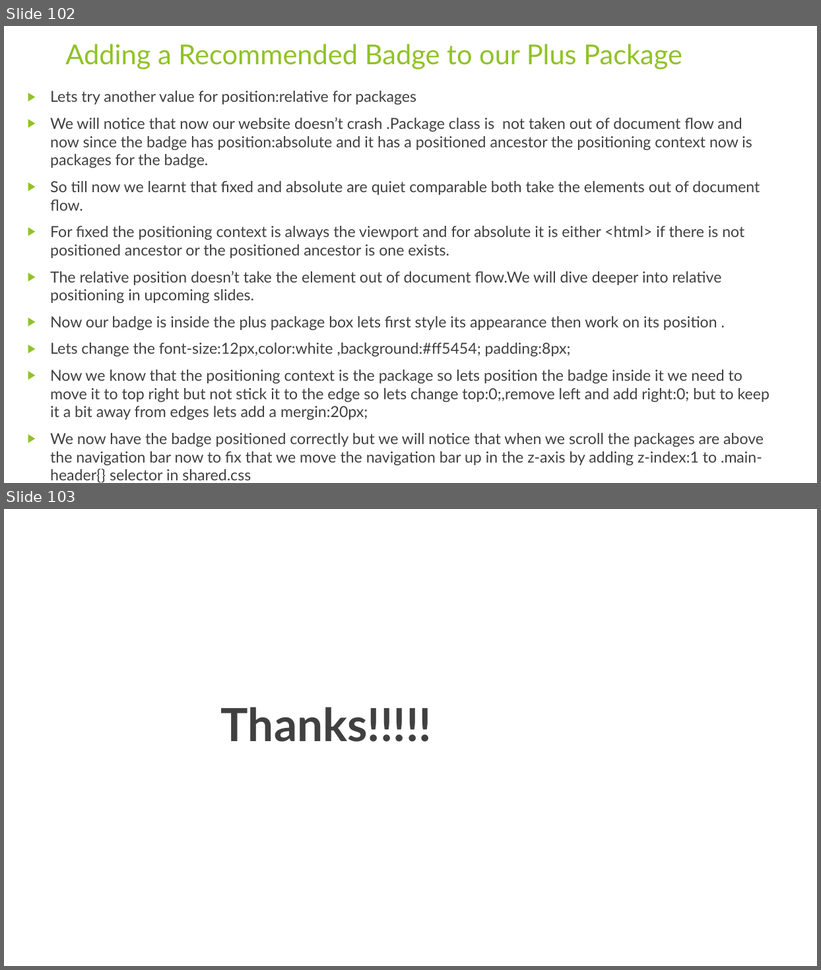
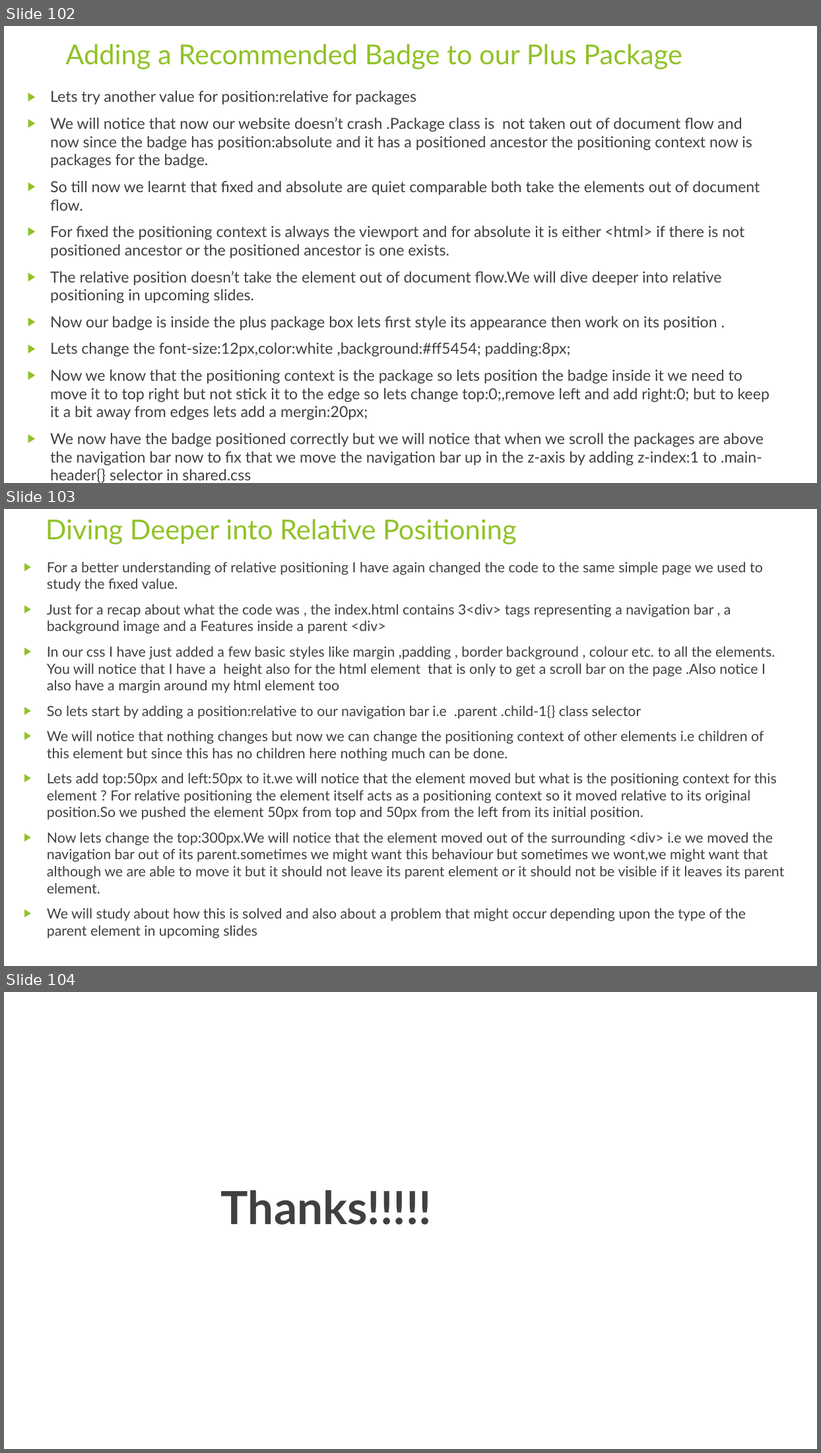
Before and after one commit to rudhrainfogain/CSS, a slide deck: PPT/Css-v6.pptx. Shown one above the other, each under a label of ours: slides 102 and 103 before the commit, slides 102, 103 and 104 after it. The pictures are 821x970 and 821x1453 pixels, drawn with LibreOffice and Linux fonts; fonts in the diff are those of the drawing. Boxes give left, top, right and bottom in pixels: in the first picture for what was removed or moved away, otherwise in the second. Text is boxed around its words. In the diff, an @@ line names an element or a change of style, - is before the commit and + after.

Commit message:
RelativePositioning

```diff
--- a/PPT/Css-v6.pptx
+++ b/PPT/Css-v6.pptx
@@ slide 103 added at (4,509,817,966), background #FFFFFF @@
@@ title added at (46,519,517,545), 32.4 pt, text #90C226 @@
+Diving Deeper into Relative Positioning
@@ text added at (47,562,785,939), 16.6 pt, text #404040 @@
+▶ For a better understanding of relative positioning I have again changed the code to the same simple page we used to study the fixed value.
+▶ Just for a recap about what the code was , the index.html contains 3<div> tags representing a navigation bar , a background image and a Features inside a parent <div>
+▶ In our css I have just added a few basic styles like margin ,padding , border background , colour etc. to all the elements. You will notice that I have a height also for the html element that is only to get a scroll bar on the page .Also notice I also have a margin around my html element too
+▶ So lets start by adding a position:relative to our navigation bar i.e .parent .child-1{} class selector
+▶ We will notice that nothing changes but now we can change the positioning context of other elements i.e children of this element but since this has no children here nothing much can be done.
+▶ Lets add top:50px and left:50px to it.we will notice that the element moved but what is the positioning context for this element ? For relative positioning the element itself acts as a positioning context so it moved relative to its original position.So we pushed the element 50px from top and 50px from the left from its initial position.
+▶ Now lets change the top:300px.We will notice that the element moved out of the surrounding <div> i.e we moved the navigation bar out of its parent.sometimes we might want this behaviour but sometimes we wont,we might want that although we are able to move it but it should not leave its parent element or it should not be visible if it leaves its parent element.
+▶ We will study about how this is solved and also about a problem that might occur depending upon the type of the parent element in upcoming slides
@@ what was slide 103 is now slide 104 @@
```
Also in this commit, not shown: 2 other files.
